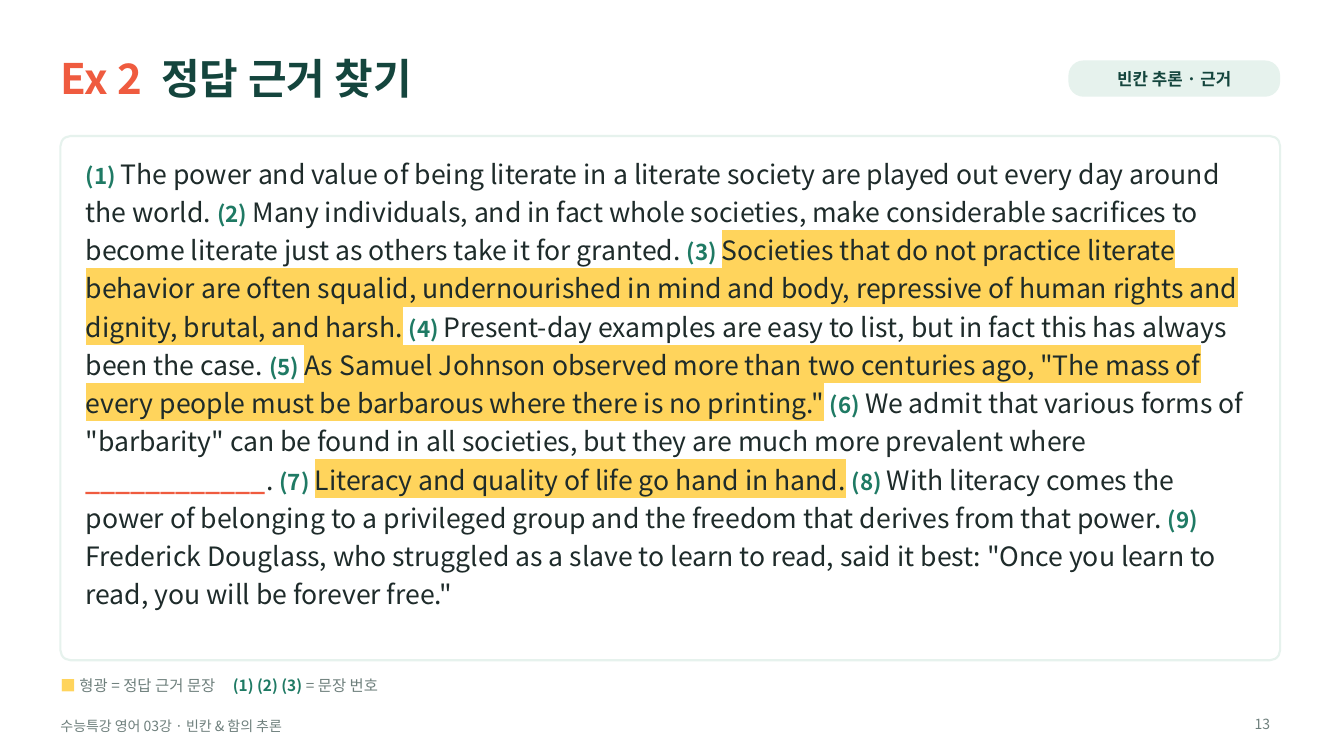
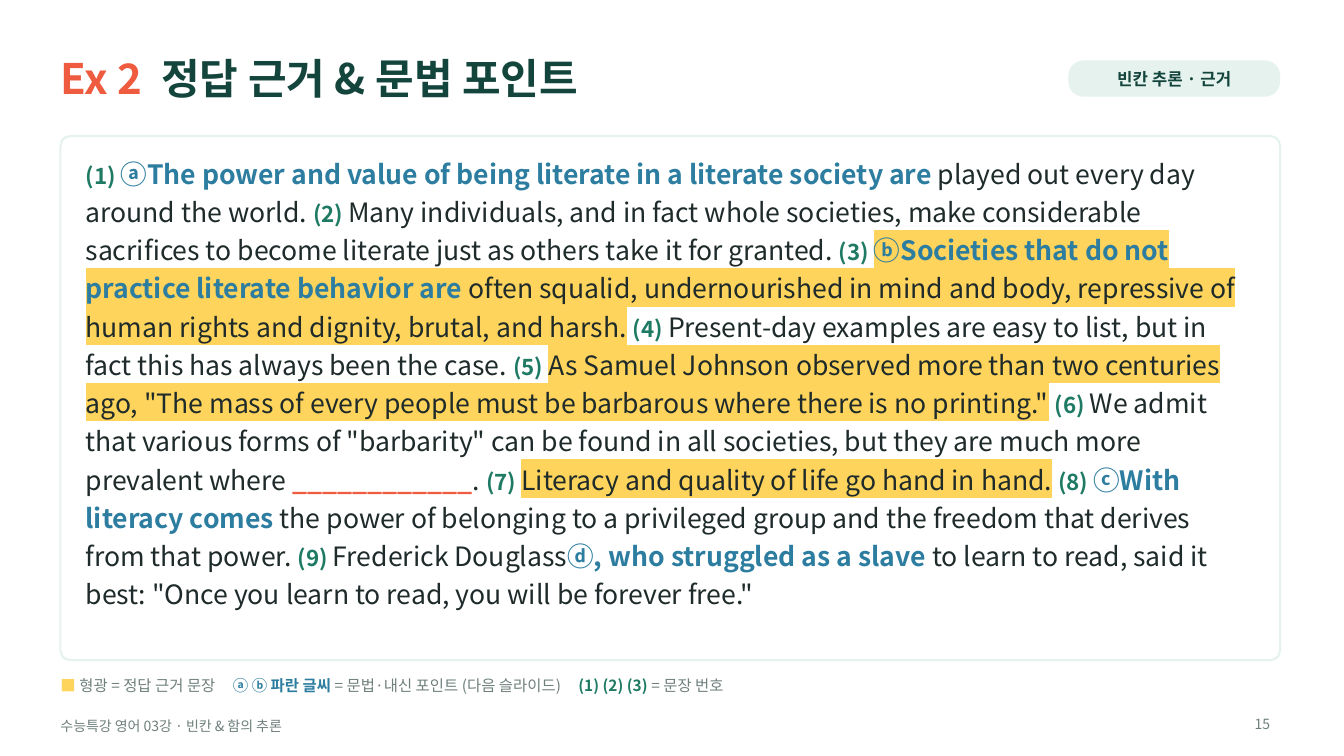
Before and after one commit to HUFSDavid/HUFSDavid, a slide deck: slide 15 of 수능특강_영어_03강_수업PPT.pptx (slide 13 before the commit). Drawn at 1344x756 pixels with LibreOffice and Linux fonts; fonts in the diff are those of the drawing. Boxes give left, top, right and bottom in pixels: in the first picture for what was removed or moved away, otherwise in the second. Text is boxed around its words. In the diff, an @@ line names an element or a change of style, - is before the commit and + after.

```diff
--- a/수능특강_영어_03강_수업PPT.pptx
+++ b/수능특강_영어_03강_수업PPT.pptx
@@ title at box(60, 58, 578, 98): text changed @@
-Ex 2 정답 근거 찾기
+Ex 2 정답 근거 & 문법 포인트
@@ text at box(86, 161, 1235, 610): text changed @@
-(1) The power and value of being literate in a literate society are played out every day around the world. (2) Many individuals, and in fact whole societies, make considerable sacrifices to become literate just as others take it for granted. (3) Societies that do not practice literate behavior are often squalid, undernourished in mind and body, repressive of human rights and dignity, brutal, and harsh. (4) Present-day examples are easy to list, but in fact this has always been the case. (5) As Samuel Johnson observed more than two centuries ago, "The mass of every people must be barbarous where there is no printing." (6) We admit that various forms of "barbarity" can be found in all societies, but they are much more prevalent where ____________. (7) Literacy and quality of life go hand in hand. (8) With literacy comes the power of belonging to a privileged group and the freedom that derives from that power. (9) Frederick Douglass, who struggled as a slave to learn to read, said it best: "Once you learn to read, you will be forever free."
+(1) ⓐThe power and value of being literate in a literate society are played out every day around the world. (2) Many individuals, and in fact whole societies, make considerable sacrifices to become literate just as others take it for granted. (3) ⓑSocieties that do not practice literate behavior are often squalid, undernourished in mind and body, repressive of human rights and dignity, brutal, and harsh. (4) Present-day examples are easy to list, but in fact this has always been the case. (5) As Samuel Johnson observed more than two centuries ago, "The mass of every people must be barbarous where there is no printing." (6) We admit that various forms of "barbarity" can be found in all societies, but they are much more prevalent where ____________. (7) Literacy and quality of life go hand in hand. (8) ⓒWith literacy comes the power of belonging to a privileged group and the freedom that derives from that power. (9) Frederick Douglassⓓ, who struggled as a slave to learn to read, said it best: "Once you learn to read, you will be forever free."
@@ text at box(79, 678, 723, 694): text changed @@
-■ 형광 = 정답 근거 문장 (1) (2) (3) = 문장 번호
+■ 형광 = 정답 근거 문장 ⓐ ⓑ 파란 글씨 = 문법·내신 포인트 (다음 슬라이드) (1) (2) (3) = 문장 번호
@@ page number at box(1255, 719, 1271, 729): text changed @@
-13
+15
```
Also in this commit, not shown: 12 other slides changed, 13 slides added, 1 slide removed.
